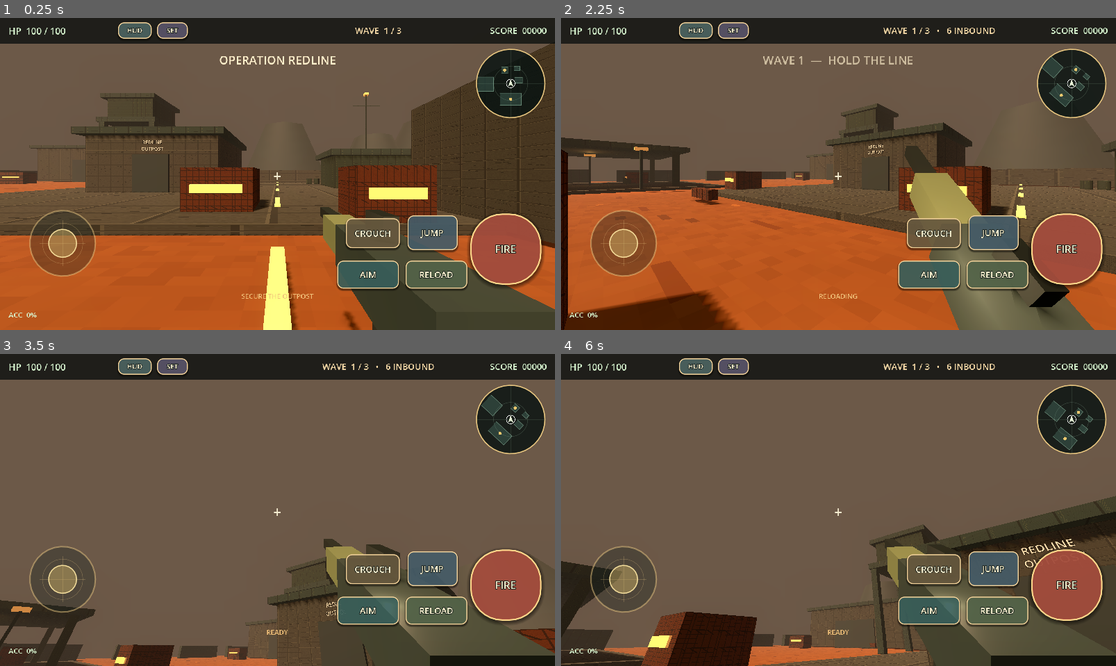
Above: before the commit, frames 1-4 (two rows, left to right).
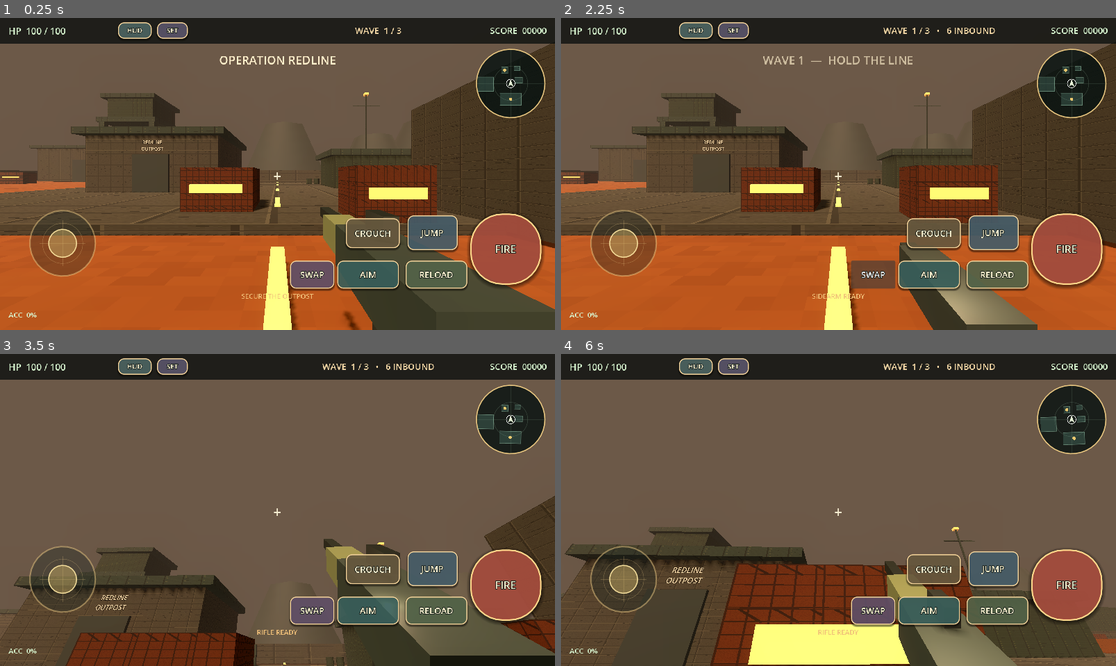
Above: after the commit, the same moments.

Repository: black-glass-dev/2D-Game
Game: Godot game, scene res://scenes/Main.tscn
Two runs of this game, one before a commit and one after it. Both use one fixed random seed, a clock stepped at 60 frames per second and the inputs below.
Inputs (mouse positions are in pixels of both pictures, inside the frame that each line leads up to):
- Up to frame 1 (0.25 s): no input
- Up to frame 2 (2.25 s): click "FIRE" at 0.5 s; click "RELOAD" at 1.25 s; click (871, 273) at 2 s, where only the run after the commit has a clickable "SWAP"
- Up to frame 3 (3.5 s): move the mouse to (305, 510) at 2.77 s; hold W from 2.78 s (still down); tap Q at 2.85 s; click (305, 510) at 2.92 s
- Up to frame 4 (6 s): keep holding W; move the mouse to (810, 510) at 3.52 s; tap Q at 3.6, 4.55, 5.3, 5.85 s; move the mouse to (849, 503) at 4.27 s; tap C at 4.35 s; move the mouse to (832, 516) at 5.02 s; tap Shift at 5.1 s; click (832, 516) at 5.17 s; move the mouse to (877, 513) at 5.77 s

The runs differ from the first frame. In frame 1, 0.8% of the frame differs, in the area x 52-61%, y 77-88%; in frame 2, 39%, in the area x 0-100%, y 8-100%; in frame 3, 16%; in frame 4, 30%.

Commit message:
feat: add sidearm and weapon switching
Co-authored-by: arena-agent <297053741+arena-agent@users.noreply.github.com>

Diff:
--- a/scripts/main.gd
+++ b/scripts/main.gd
@@ -7,10 +7,13 @@
 	Vector3(47, 0.15, 3), Vector3(-48, 0.15, 3)
 ]
 const HUD_LAYOUT_FILE := "user://operation_redline_hud.cfg"
-const HUD_KEYS := ["joystick", "fire", "aim", "reload", "jump", "crouch", "minimap"]
+const HUD_KEYS := ["joystick", "fire", "aim", "reload", "jump", "crouch", "swap", "minimap"]
 
 var player: OutpostPlayer
 var rifle: ServiceRifle
+var pistol: ServicePistol
+var active_weapon: Node
+var weapon_switch_left := 0.0
 var director: SurvivalDirector
 var hud: CanvasLayer
 var controls_root: Control
@@ -37,6 +40,7 @@
 var fire_button: Button
 var jump_button: Button
 var crouch_button: Button
+var swap_button: Button
 var restart_button: Button
 var hud_edit_button: Button
 var movement_stick: TouchJoystick
@@ -67,6 +71,7 @@
 	player.position = PLAYER_SPAWN
 	add_child(player)
 	player.fire_requested.connect(_fire)
+	player.weapon_swap_requested.connect(_switch_weapon)
 	player.movement_touch_changed.connect(_update_movement_stick)
 	player.health_changed.connect(_on_health_changed)
 	player.damage_taken.connect(_on_player_damage)
@@ -75,11 +80,21 @@
 	rifle = ServiceRifle.new()
 	player.camera.add_child(rifle)
 	rifle.bind_player(player)
-	rifle.ammo_changed.connect(_on_ammo_changed)
+	pistol = ServicePistol.new()
+	player.camera.add_child(pistol)
+	pistol.bind_player(player)
+	pistol.set_equipped(false)
+	active_weapon = rifle
+	rifle.ammo_changed.connect(_on_rifle_ammo_changed)
 	rifle.weapon_message.connect(_set_status)
 	rifle.shot_resolved.connect(_on_shot_resolved)
 	rifle.shot_feedback.connect(_on_shot_feedback)
 	rifle.weapon_fired.connect(_on_weapon_fired)
+	pistol.ammo_changed.connect(_on_pistol_ammo_changed)
+	pistol.weapon_message.connect(_set_status)
+	pistol.shot_resolved.connect(_on_shot_resolved)
+	pistol.shot_feedback.connect(_on_shot_feedback)
+	pistol.weapon_fired.connect(_on_weapon_fired)
 
 	director = SurvivalDirector.new()
 	add_child(director)
@@ -89,6 +104,7 @@
 	director.operation_complete.connect(_on_operation_complete)
 
 	_build_hud()
+	_refresh_active_ammo()
 	_apply_settings()
 	get_viewport().size_changed.connect(_on_viewport_size_changed)
 	_set_status("SECURE THE OUTPOST")
@@ -96,6 +112,7 @@
 	director.start_operation()
 
 func _process(delta: float) -> void:
+	weapon_switch_left = maxf(weapon_switch_left - delta, 0.0)
 	if player != null and player.can_control:
 		# Android maps every screen press to a mouse click on some devices. Restrict
 		# desktop auto-fire to non-mobile platforms so only the FIRE control shoots.
@@ -115,9 +132,9 @@
 		damage_indicator.modulate.a = clampf(damage_indicator_left * 1.6, 0.0, 1.0) if settings.screen_effects else 0.0
 
 func _fire() -> void:
-	if player == null or not player.can_control or rifle == null:
-		return
-	if rifle.try_fire(player.camera):
+	if player == null or not player.can_control or active_weapon == null or weapon_switch_left > 0.0:
+		return
+	if active_weapon.has_method("try_fire") and active_weapon.try_fire(player.camera):
 		shots += 1
 		_update_accuracy()
 
@@ -136,6 +153,32 @@
 func _on_crouch_button_down() -> void:
 	if player != null:
 		player.request_crouch()
+
+func _reload_active_weapon() -> void:
+	if active_weapon != null and active_weapon.has_method("start_reload"):
+		active_weapon.start_reload()
+
+func _switch_weapon() -> void:
+	if weapon_switch_left > 0.0 or rifle == null or pistol == null:
+		return
+	weapon_switch_left = 0.30
+	if active_weapon == rifle:
+		rifle.set_equipped(false)
+		pistol.set_equipped(true)
+		active_weapon = pistol
+		_set_status("SIDEARM READY")
+	else:
+		pistol.set_equipped(false)
+		rifle.set_equipped(true)
+		active_weapon = rifle
+		_set_status("RIFLE READY")
+	_refresh_active_ammo()
+
+func _refresh_active_ammo() -> void:
+	if active_weapon == rifle and rifle != null:
+		_on_ammo_changed(rifle.ammo, rifle.reserve)
+	elif active_weapon == pistol and pistol != null:
+		_on_ammo_changed(pistol.ammo, pistol.reserve)
 
 func _on_weapon_fired(origin: Vector3) -> void:
 	# Sound awareness is dispatched only per shot, not as a per-frame group scan.
@@ -214,6 +257,14 @@
 	var screen_direction := Vector2(toward_source.dot(player.global_transform.basis.x), toward_source.dot(-player.global_transform.basis.z))
 	damage_indicator.position = screen_direction * 62.0 + Vector2(-14, -18)
 	damage_indicator.rotation = atan2(screen_direction.y, screen_direction.x) + PI * 0.5
+
+func _on_rifle_ammo_changed(in_magazine: int, reserve: int) -> void:
+	if active_weapon == rifle:
+		_on_ammo_changed(in_magazine, reserve)
+
+func _on_pistol_ammo_changed(in_magazine: int, reserve: int) -> void:
+	if active_weapon == pistol:
+		_on_ammo_changed(in_magazine, reserve)
 
 func _on_ammo_changed(in_magazine: int, reserve: int) -> void:
 	if ammo_label != null:
@@ -324,12 +375,14 @@
 	aim_button = _button("AIM", Vector2.ZERO, Vector2(128, 58), Control.PRESET_TOP_LEFT, Color("3d6661"), controls_root)
 	jump_button = _button("JUMP", Vector2.ZERO, Vector2(104, 72), Control.PRESET_TOP_LEFT, Color("4a6370"), controls_root)
 	crouch_button = _button("CROUCH", Vector2.ZERO, Vector2(112, 62), Control.PRESET_TOP_LEFT, Color("6e5f43"), controls_root)
+	swap_button = _button("SWAP", Vector2.ZERO, Vector2(92, 52), Control.PRESET_TOP_LEFT, Color("67556f"), controls_root)
 	fire_button.button_down.connect(_fire)
-	reload_button.pressed.connect(rifle.start_reload)
+	reload_button.pressed.connect(_reload_active_weapon)
 	aim_button.pressed.connect(_toggle_aim)
 	jump_button.button_down.connect(_on_jump_button_down)
 	jump_button.button_up.connect(_on_jump_button_up)
 	crouch_button.button_down.connect(_on_crouch_button_down)
+	swap_button.pressed.connect(_switch_weapon)
 	adjustable_controls = {
 		"joystick": movement_stick,
 		"fire": fire_button,
@@ -337,6 +390,7 @@
 		"reload": reload_button,
 		"jump": jump_button,
 		"crouch": crouch_button,
+		"swap": swap_button,
 		"minimap": minimap,
 	}
 
@@ -447,6 +501,9 @@
 	if rifle != null:
 		rifle.set_aim_assist_enabled(settings.aim_assist)
 		rifle.set_effects_enabled(settings.screen_effects)
+	if pistol != null:
+		pistol.set_aim_assist_enabled(settings.aim_assist)
+		pistol.set_effects_enabled(settings.screen_effects)
 	if performance_governor != null:
 		performance_governor.set_effects_requested(settings.screen_effects)
 	_update_settings_summary()
@@ -531,6 +588,7 @@
 	_set_control_rect("reload", Vector2(screen.x - 310, screen.y - 144), Vector2(128, 58))
 	_set_control_rect("jump", Vector2(screen.x - 306, screen.y - 238), Vector2(104, 72))
 	_set_control_rect("crouch", Vector2(screen.x - 434, screen.y - 232), Vector2(112, 62))
+	_set_control_rect("swap", Vector2(screen.x - 550, screen.y - 144), Vector2(92, 52))
 	_set_control_rect("minimap", Vector2(screen.x - 166, 62), Vector2(148, 148))
 
 func _set_control_rect(key: String, position_value: Vector2, size_value: Vector2) -> void:
--- /dev/null
+++ b/scripts/pistol.gd
@@ -0,0 +1,258 @@
+class_name ServicePistol
+extends Node3D
+
+## A compact sidearm used by the Phase 7 weapon-switch flow. It intentionally
+## exposes the same gameplay-facing API as ServiceRifle without coupling the
+## two weapon models.
+signal ammo_changed(in_magazine: int, reserve: int)
+signal weapon_message(text: String)
+signal shot_resolved(hit: bool, target_name: String)
+signal shot_feedback(headshot: bool, eliminated: bool, target_name: String)
+signal weapon_fired(origin: Vector3)
+
+const MAGAZINE_SIZE := 12
+const STARTING_RESERVE := 72
+const FIRE_INTERVAL := 0.19
+const RELOAD_TIME := 1.0
+const DAMAGE := 29
+const RANGE := 62.0
+const BASE_SPREAD := 0.008
+const SHOT_SOUND := preload("res://assets/audio/pistol_shot.wav")
+const RELOAD_SOUND := preload("res://assets/audio/reload_click.wav")
+
+var ammo := MAGAZINE_SIZE
+var reserve := STARTING_RESERVE
+var cooldown := 0.0
+var reload_left := 0.0
+var owner_player: OutpostPlayer
+var gun_root: Node3D
+var muzzle_flash: MeshInstance3D
+var effects: WeaponEffects
+var shot_audio: AudioStreamPlayer
+var reload_audio: AudioStreamPlayer
+var equipped := false
+var equip_blend := 0.0
+var aim_assist_enabled := true
+var effects_enabled := true
+var shot_serial := 0
+var visual_recoil := 0.0
+
+func _ready() -> void:
+	name = "Service Pistol"
+	_build_model()
+	_build_audio()
+	_build_effects_pool()
+	ammo_changed.emit(ammo, reserve)
+
+func bind_player(player_value: OutpostPlayer) -> void:
+	owner_player = player_value
+
+func set_equipped(enabled: bool) -> void:
+	equipped = enabled
+	if enabled and gun_root != null:
+		gun_root.visible = true
+
+func set_aim_assist_enabled(enabled: bool) -> void:
+	aim_assist_enabled = enabled
+
+func set_effects_enabled(enabled: bool) -> void:
+	effects_enabled = enabled
+	if effects != null:
+		effects.set_effects_enabled(enabled)
+
+func _process(delta: float) -> void:
+	cooldown = maxf(cooldown - delta, 0.0)
+	visual_recoil = move_toward(visual_recoil, 0.0, delta * 11.0)
+	equip_blend = move_toward(equip_blend, 1.0 if equipped else 0.0, delta * 7.5)
+	if reload_left > 0.0:
+		reload_left -= delta
+		if reload_left <= 0.0:
+			_complete_reload()
+	if muzzle_flash != null:
+		muzzle_flash.visible = effects_enabled and cooldown > FIRE_INTERVAL * 0.42
+	_update_pose(delta)
+	if gun_root != null and equip_blend <= 0.02 and not equipped:
+		gun_root.visible = false
+
+func try_fire(camera: Camera3D) -> bool:
+	if not equipped or reload_left > 0.0 or cooldown > 0.0:
+		return false
+	if ammo <= 0:
+		start_reload()
+		return false
+	ammo -= 1
+	cooldown = FIRE_INTERVAL
+	shot_serial += 1
+	visual_recoil = 1.0
+	ammo_changed.emit(ammo, reserve)
+	_play_sound(shot_audio)
+	var origin: Vector3 = camera.global_position
+	weapon_fired.emit(origin)
+	var direction := _apply_aim_assist(camera, _shot_direction(camera))
+	var destination := origin + direction * RANGE
+	var impact_normal := Vector3.UP
+	var query := PhysicsRayQueryParameters3D.create(origin, destination, 13)
+	query.collide_with_areas = true
+	if owner_player != null:
+		query.exclude = [owner_player.get_rid()]
+	var hit := camera.get_world_3d().direct_space_state.intersect_ray(query)
+	var hit_target := false
+	var headshot := false
+	var eliminated := false
+	var target_name := ""
+	if not hit.is_empty():
+		destination = hit["position"]
+		impact_normal = hit["normal"]
+		var collider: Object = hit.get("collider")
+		var target := _resolve_raider(collider)
+		headshot = collider is Area3D and collider.name == "Headshot hitbox"
+		if target != null:
+			var damage := DAMAGE * (2 if headshot else 1)
+			eliminated = target.take_damage(damage, headshot)
+			hit_target = true
+			target_name = target.name
+	if effects != null:
+		effects.emit_shot(origin, destination, impact_normal, not hit.is_empty())
+		if gun_root != null:
+			effects.emit_casing(gun_root.global_position + camera.global_transform.basis.x * 0.07, camera.global_transform.basis.x, camera.global_transform.basis.y, shot_serial)
+	shot_resolved.emit(hit_target, target_name)
+	shot_feedback.emit(headshot, eliminated, target_name)
+	return true
+
+func start_reload() -> void:
+	if not equipped or reload_left > 0.0 or ammo >= MAGAZINE_SIZE or reserve <= 0:
+		return
+	reload_left = RELOAD_TIME
+	weapon_message.emit("PISTOL RELOADING")
+	_play_sound(reload_audio)
+
+func _complete_reload() -> void:
+	var needed := MAGAZINE_SIZE - ammo
+	var moved: int = mini(needed, reserve)
+	ammo += moved
+	reserve -= moved
+	ammo_changed.emit(ammo, reserve)
+	weapon_message.emit("PISTOL READY")
+
+func _shot_direction(camera: Camera3D) -> Vector3:
+	var spread := BASE_SPREAD * _accuracy_multiplier()
+	var noise := Vector2(sin(float(shot_serial) * 18.177), cos(float(shot_serial) * 59.423))
+	return (-camera.global_transform.basis.z + camera.global_transform.basis.x * noise.x * spread + camera.global_transform.basis.y * noise.y * spread).normalized()
+
+func _accuracy_multiplier() -> float:
+	return owner_player.get_accuracy_multiplier() if owner_player != null else 1.0
+
+func _resolve_raider(collider: Object) -> Raider:
+	if collider is Raider:
+		return collider as Raider
+	if collider is Area3D and collider.get_parent() is Raider:
+		return collider.get_parent() as Raider
+	return null
+
+func _apply_aim_assist(camera: Camera3D, direction: Vector3) -> Vector3:
+	if not aim_assist_enabled or not OS.has_feature("mobile") or owner_player == null:
+		return direction
+	var best_direction := direction
+	var best_alignment := 0.992
+	for node in get_tree().get_nodes_in_group("raiders"):
+		var raider := node as Raider
+		if raider == null or not raider.active:
+			continue
+		var to_target := raider.global_position + Vector3(0, 1.35, 0) - camera.global_position
+		var distance := to_target.length()
+		if distance < 1.0 or distance > 38.0:
+			continue
+		var candidate := to_target / distance
+		var alignment := direction.dot(candidate)
+		if alignment > best_alignment:
+			best_alignment = alignment
+			best_direction = candidate
+	return direction.slerp(best_direction, 0.13).normalized()
+
+func _update_pose(delta: float) -> void:
+	if gun_root == null:
+		return
+	var target_position := Vector3(0.30, -0.31, -0.49)
+	var target_rotation := Vector3.ZERO
+	if owner_player != null and owner_player.is_sprinting:
+		target_position = Vector3(0.50, -0.53, -0.28)
+		target_rotation = Vector3(deg_to_rad(-24.0), deg_to_rad(-12.0), deg_to_rad(8.0))
+	elif owner_player != null and owner_player.is_aiming:
+		target_position = Vector3(0.018, -0.205, -0.35)
+	else:
+		var movement := owner_player.get_move_amount() if owner_player != null else 0.0
+		target_rotation = Vector3(deg_to_rad(movement * 2.2), deg_to_rad(-movement * 1.4), 0.0)
+	if reload_left > 0.0:
+		var progress := 1.0 - maxf(reload_left, 0.0) / RELOAD_TIME
+		var arc := sin(progress * PI)
+		target_position += Vector3(-0.03, -0.09 * arc, 0.13 * arc)
+		target_rotation.x += deg_to_rad(38.0 * arc)
+	target_position.y -= (1.0 - equip_blend) * 0.42
+	target_position.z += visual_recoil * 0.055
+	target_rotation.x += deg_to_rad(visual_recoil * 8.0)
+	var smooth := 1.0 - exp(-delta * 17.0)
+	gun_root.position = gun_root.position.lerp(target_position, smooth)
+	gun_root.rotation = gun_root.rotation.lerp(target_rotation, smooth)
+
+func _build_effects_pool() -> void:
+	effects = WeaponEffects.new()
+	var scene_root := get_tree().current_scene
+	if scene_root != null:
+		scene_root.call_deferred("add_child", effects)
+
+func _build_audio() -> void:
+	shot_audio = AudioStreamPlayer.new()
+	shot_audio.stream = SHOT_SOUND
+	shot_audio.volume_db = -7.0
+	add_child(shot_audio)
+	reload_audio = AudioStreamPlayer.new()
+	reload_audio.stream = RELOAD_SOUND
+	reload_audio.volume_db = -9.0
+	add_child(reload_audio)
+
+func _play_sound(player_node: AudioStreamPlayer) -> void:
+	if player_node != null:
+		if player_node.playing:
+			player_node.stop()
+		player_node.play()
+
+func _build_model() -> void:
+	gun_root = Node3D.new()
+	gun_root.name = "Pistol model"
+	gun_root.position = Vector3(0.30, -0.31, -0.49)
+	add_child(gun_root)
+	var slide := _mat(Color("303733"), 0.68)
+	var grip := _mat(Color("202622"), 0.92)
+	_part("Slide", Vector3(0, 0.04, -0.10), Vector3(0.13, 0.11, 0.42), slide)
+	_part("Grip", Vector3(0, -0.13, 0.08), Vector3(0.11, 0.27, 0.16), grip)
+	_part("Barrel", Vector3(0, 0.045, -0.34), Vector3(0.065, 0.055, 0.14), grip)
+	muzzle_flash = MeshInstance3D.new()
+	var mesh := SphereMesh.new()
+	mesh.radius = 0.045
+	mesh.height = 0.09
+	muzzle_flash.mesh = mesh
+	muzzle_flash.position = Vector3(0, 0.045, -0.43)
+	muzzle_flash.material_override = _mat(Color("fff0c0"), 0.2, Color("ff9e3e"), 4.2)
+	muzzle_flash.visible = false
+	gun_root.add_child(muzzle_flash)
+	gun_root.visible = false
+
+func _part(part_name: String, position_value: Vector3, size: Vector3, material: Material) -> void:
+	var visual := MeshInstance3D.new()
+	visual.name = part_name
+	var mesh := BoxMesh.new()
+	mesh.size = size
+	visual.mesh = mesh
+	visual.material_override = material
+	visual.position = position_value
+	gun_root.add_child(visual)
+
+func _mat(color: Color, roughness: float, emission := Color.TRANSPARENT, energy := 0.0) -> StandardMaterial3D:
+	var material := StandardMaterial3D.new()
+	material.albedo_color = color
+	material.roughness = roughness
+	if energy > 0.0:
+		material.emission_enabled = true
+		material.emission = emission
+		material.emission_energy_multiplier = energy
+	return material
--- a/scripts/player.gd
+++ b/scripts/player.gd
@@ -4,6 +4,7 @@
 ## Responsive first-person motor. Gameplay input stays here while the HUD only
 ## forwards button state, keeping desktop and touch play on the same movement path.
 signal fire_requested
+signal weapon_swap_requested
 signal health_changed(current: int, maximum: int)
 signal damage_taken(amount: int, source_position: Vector3)
 signal player_down
@@ -142,6 +143,8 @@
 		set_jump_held(event.pressed)
 	elif event.keycode == KEY_C and event.pressed and not event.echo:
 		request_crouch()
+	elif event.keycode == KEY_Q and event.pressed and not event.echo:
+		weapon_swap_requested.emit()
 
 func _handle_touch_press(event: InputEventScreenTouch) -> void:
 	if event.pressed:
--- a/scripts/rifle.gd
+++ b/scripts/rifle.gd
@@ -37,6 +37,8 @@
 var shot_serial := 0
 var visual_recoil := 0.0
 var aim_assist_enabled := true
+var equipped := true
+var equip_blend := 1.0
 
 func _ready() -> void:
 	name = "Service Rifle"
@@ -48,6 +50,11 @@
 func bind_player(player_value: OutpostPlayer) -> void:
 	owner_player = player_value
 
+func set_equipped(enabled: bool) -> void:
+	equipped = enabled
+	if enabled and gun_root != null:
+		gun_root.visible = true
+
 func set_aim_assist_enabled(enabled: bool) -> void:
 	aim_assist_enabled = enabled
 
@@ -57,6 +64,7 @@
 
 func _process(delta: float) -> void:
 	cooldown = maxf(cooldown - delta, 0.0)
+	equip_blend = move_toward(equip_blend, 1.0 if equipped else 0.0, delta * 7.5)
 	bloom = move_toward(bloom, 0.0, delta * 0.026)
 	visual_recoil = move_toward(visual_recoil, 0.0, delta * 9.0)
 	if reload_left > 0.0:
@@ -68,9 +76,11 @@
 	if muzzle_light != null:
 		muzzle_light.light_energy = 2.5 if cooldown > FIRE_INTERVAL * 0.45 else 0.0
 	_update_weapon_pose(delta)
+	if gun_root != null and equip_blend <= 0.02 and not equipped:
+		gun_root.visible = false
 
 func try_fire(camera: Camera3D) -> bool:
-	if reload_left > 0.0 or cooldown > 0.0:
+	if not equipped or reload_left > 0.0 or cooldown > 0.0:
 		return false
 	if ammo <= 0:
 		start_reload()
@@ -120,7 +130,7 @@
 	return true
 
 func start_reload() -> void:
-	if reload_left > 0.0 or ammo >= MAGAZINE_SIZE or reserve <= 0:
+	if not equipped or reload_left > 0.0 or ammo >= MAGAZINE_SIZE or reserve <= 0:
 		return
 	reload_left = RELOAD_TIME
 	weapon_message.emit("RELOADING")
@@ -192,6 +202,7 @@
 		var reload_arc := sin(reload_progress * PI)
 		target_position += Vector3(0.08, -0.10 * reload_arc, 0.14 * reload_arc)
 		target_rotation.x += deg_to_rad(42.0 * reload_arc)
+	target_position.y -= (1.0 - equip_blend) * 0.42
 	target_position.z += visual_recoil * 0.072
 	target_rotation.x += deg_to_rad(visual_recoil * 7.0)
 	var smooth := 1.0 - exp(-delta * 16.0)
Not shown, added: assets/audio/pistol_shot.wav
